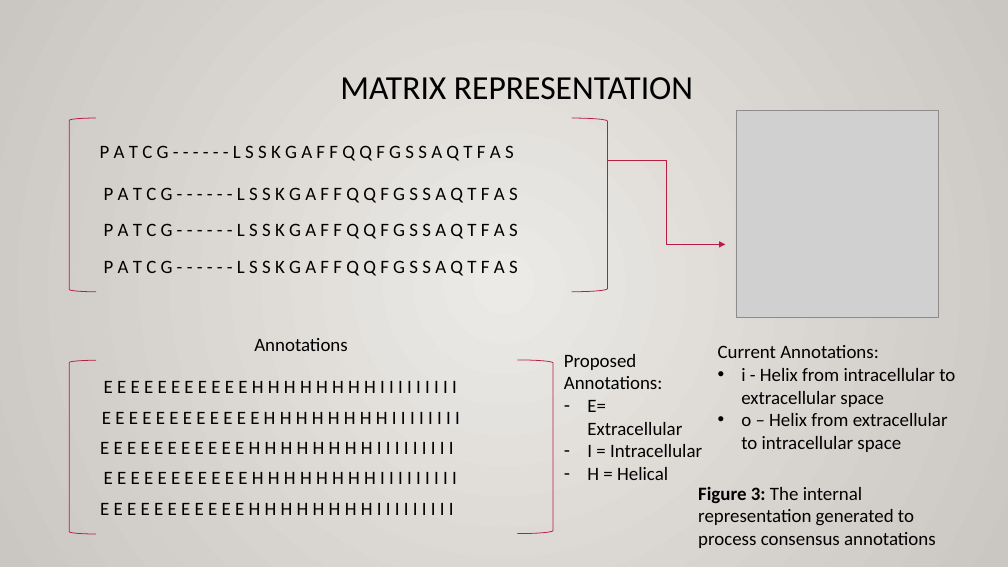
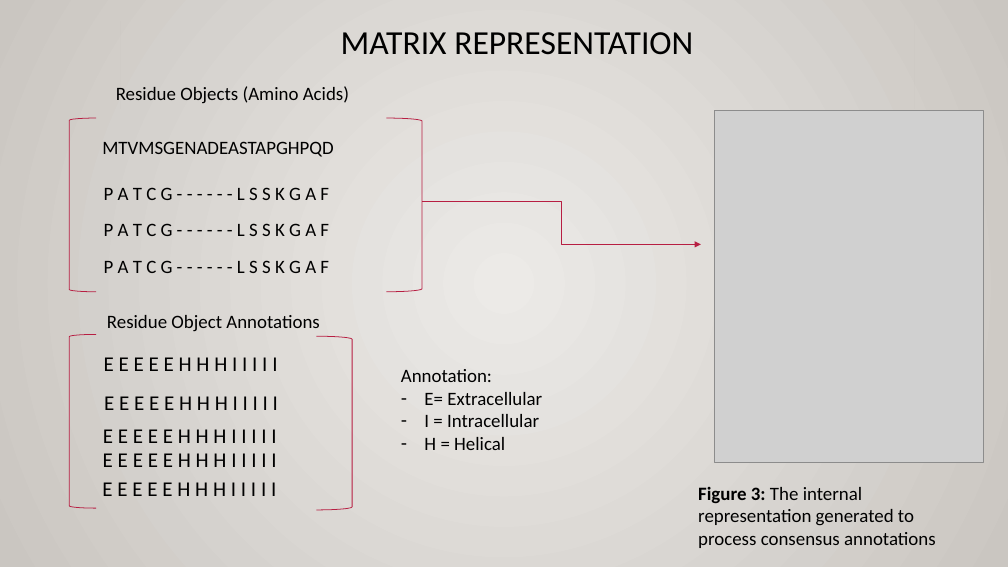
Before and after one commit to Sharabesh/Phylogenomics, a slide deck: slide 9 of Presentation/PresentationImage.pptx (slide 8 before the commit). Drawn at 1008x567 pixels with LibreOffice and Linux fonts; fonts in the diff are those of the drawing; grey boxes stand for pictures. Boxes give left, top, right and bottom in pixels: in the first picture for what was removed or moved away, otherwise in the second. Text is boxed around its words. In the diff, an @@ line names an element or a change of style, - is before the commit and + after.

```diff
--- a/Presentation/PresentationImage.pptx
+++ b/Presentation/PresentationImage.pptx
@@ title "MATRIX REPRESENTATION": place and size @@
-title "MATRIX REPRESENTATION" at bbox=[340, 77, 693, 100]
+title "MATRIX REPRESENTATION" at bbox=[341, 32, 693, 55]
@@ text added at bbox=[116, 86, 349, 103], 18 pt, text #000000 @@
+Residue Objects (Amino Acids)
@@ right bracket: place and size @@
-right bracket at bbox=[572, 118, 607, 292]
+right bracket at bbox=[386, 118, 422, 292]
@@ picture: place and size @@
-picture at bbox=[737, 110, 939, 317]
+picture at bbox=[715, 110, 985, 462]
@@ text at bbox=[102, 141, 333, 157]: text changed @@
-P A T C G - - - - - - L S S K G A F F Q Q F G S S A Q T F A S
+MTVMSGENADEASTAPGHPQD
@@ text at bbox=[104, 187, 329, 200]: text changed @@
-P A T C G - - - - - - L S S K G A F F Q Q F G S S A Q T F A S
+P A T C G - - - - - - L S S K G A F
@@ elbow arrow moved from (608, 160) - (726, 244) to (422, 202) - (701, 244) @@
@@ text at bbox=[104, 223, 329, 236]: text changed @@
-P A T C G - - - - - - L S S K G A F F Q Q F G S S A Q T F A S
+P A T C G - - - - - - L S S K G A F
@@ text at bbox=[104, 260, 329, 273]: text changed @@
-P A T C G - - - - - - L S S K G A F F Q Q F G S S A Q T F A S
+P A T C G - - - - - - L S S K G A F
@@ text at bbox=[107, 315, 319, 332]: text changed @@
-Annotations
+Residue Object Annotations
@@ left bracket: place and size @@
-left bracket at bbox=[70, 361, 97, 535]
+left bracket at bbox=[70, 334, 97, 508]
@@ text at bbox=[104, 357, 277, 371]: text changed; size 18 to 20 pt @@
-E E E E E E E E E E E H H H H H H H H I I I I I I I I I
+E E E E E H H H I I I I I
@@ right bracket: place and size @@
-right bracket at bbox=[517, 360, 553, 534]
+right bracket at bbox=[316, 337, 352, 510]
@@ text removed at bbox=[718, 345, 955, 452] @@
-Current Annotations:
-• i - Helix from intracellular to extracellular space
-• o – Helix from extracellular to intracellular space
@@ text "Annotation:": place and size @@
-text "Annotation:" at bbox=[564, 354, 702, 480]
+text "Annotation:" at bbox=[401, 369, 542, 450]
@@ text at bbox=[401, 369, 492, 382]: text changed @@
-Proposed Annotations:
+Annotation:
@@ text at bbox=[104, 396, 278, 410]: text changed; size 18 to 20 pt @@
-E E E E E E E E E E E E H H H H H H H H I I I I I I I I
+E E E E E H H H I I I I I
@@ text at bbox=[103, 429, 276, 443]: text changed; size 18 to 20 pt @@
-E E E E E E E E E E E H H H H H H H H I I I I I I I I I
+E E E E E H H H I I I I I
@@ text at bbox=[103, 453, 276, 467]: text changed; size 18 to 20 pt @@
-E E E E E E E E E E E H H H H H H H H I I I I I I I I I
+E E E E E H H H I I I I I
@@ text at bbox=[102, 482, 276, 496]: text changed; size 18 to 20 pt @@
-E E E E E E E E E E E H H H H H H H H I I I I I I I I I
+E E E E E H H H I I I I I
```
Also in this commit, not shown: 8 other slides changed, 7 slides added, 45 other files.
